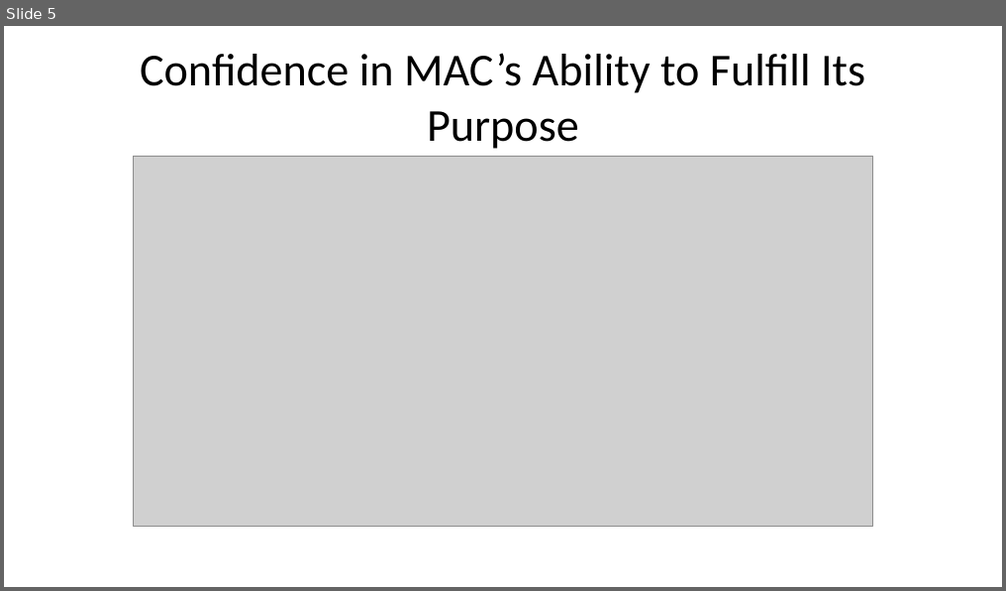
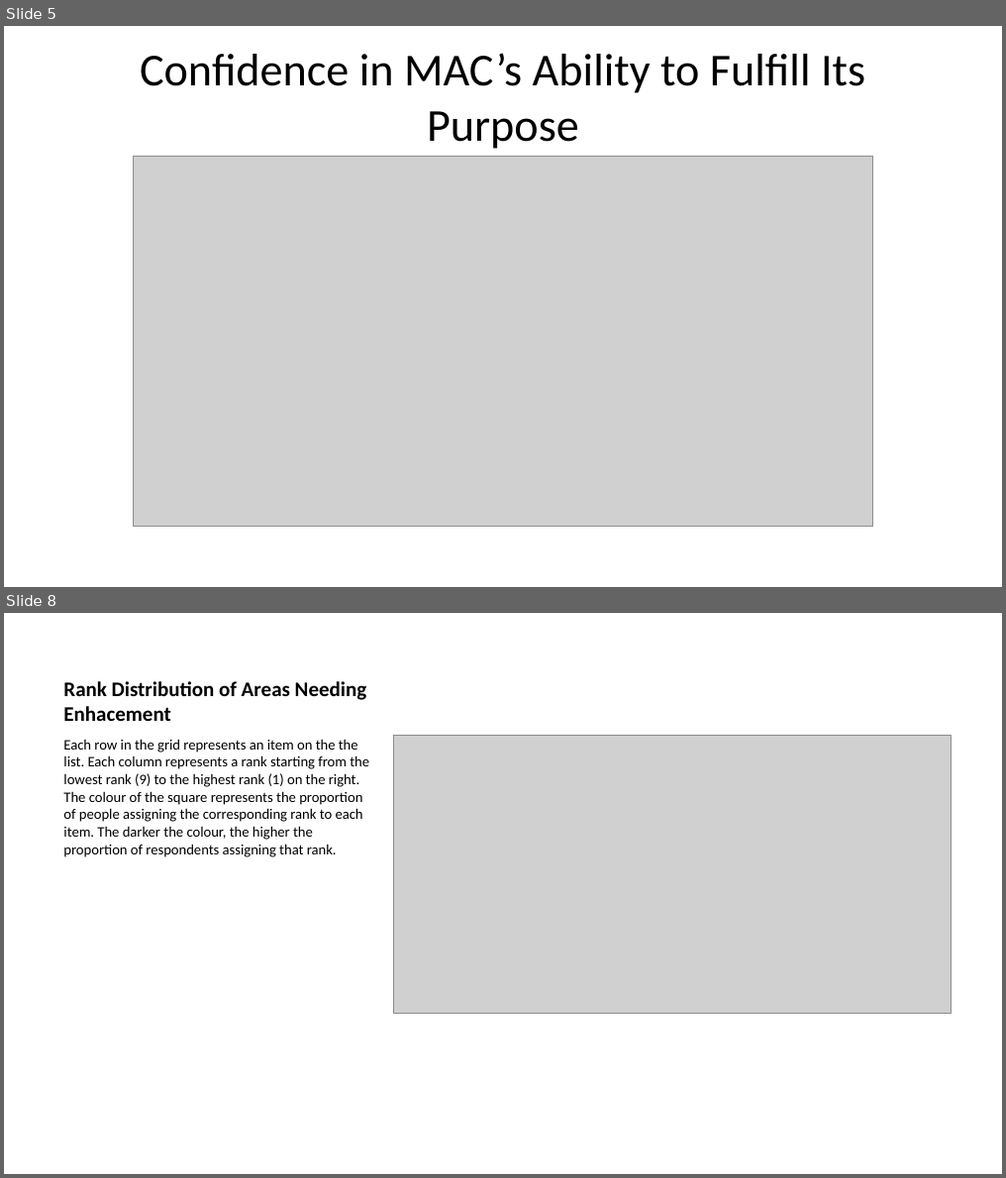
Before and after one commit to bkinasevych/mb-arts-council, a slide deck: docs/index.pptx. Shown one above the other, each under a label of ours: slide 5 before the commit, slides 5 and 8 after it; the slides between them are not shown. The pictures are 1006x591 and 1006x1178 pixels, drawn with LibreOffice and Linux fonts; fonts in the diff are those of the drawing; grey boxes stand for pictures. Boxes give left, top, right and bottom in pixels: in the first picture for what was removed or moved away, otherwise in the second. Text is boxed around its words. In the diff, an @@ line names an element or a change of style, - is before the commit and + after.

```diff
--- a/docs/index.pptx
+++ b/docs/index.pptx
@@ slide 8 added at [4,613,1002,1174], background #FFFFFF @@
@@ title added at [63,681,367,721], 15 pt, text #000000, bold @@
+Rank Distribution of Areas Needing Enhacement
@@ text added at [63,739,369,858], 10.5 pt, text #000000 @@
+Each row in the grid represents an item on the the list. Each column represents a rank starting from the lowest rank (9) to the highest rank (1) on the right. The colour of the square represents the proportion of people assigning the corresponding rank to each item. The darker the colour, the higher the proportion of respondents assigning that rank.
@@ picture added at [393,735,950,1013] @@
```
Also in this commit, not shown: 1 slide changed, 1 other slide added, 6 other files.
